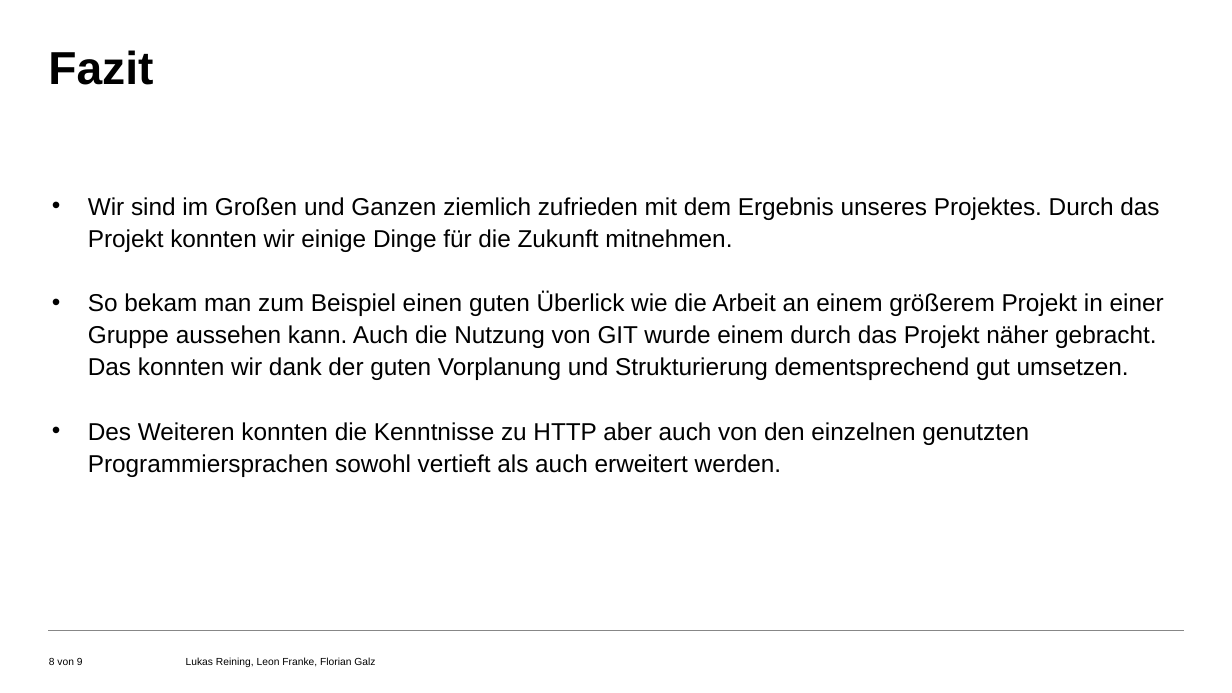
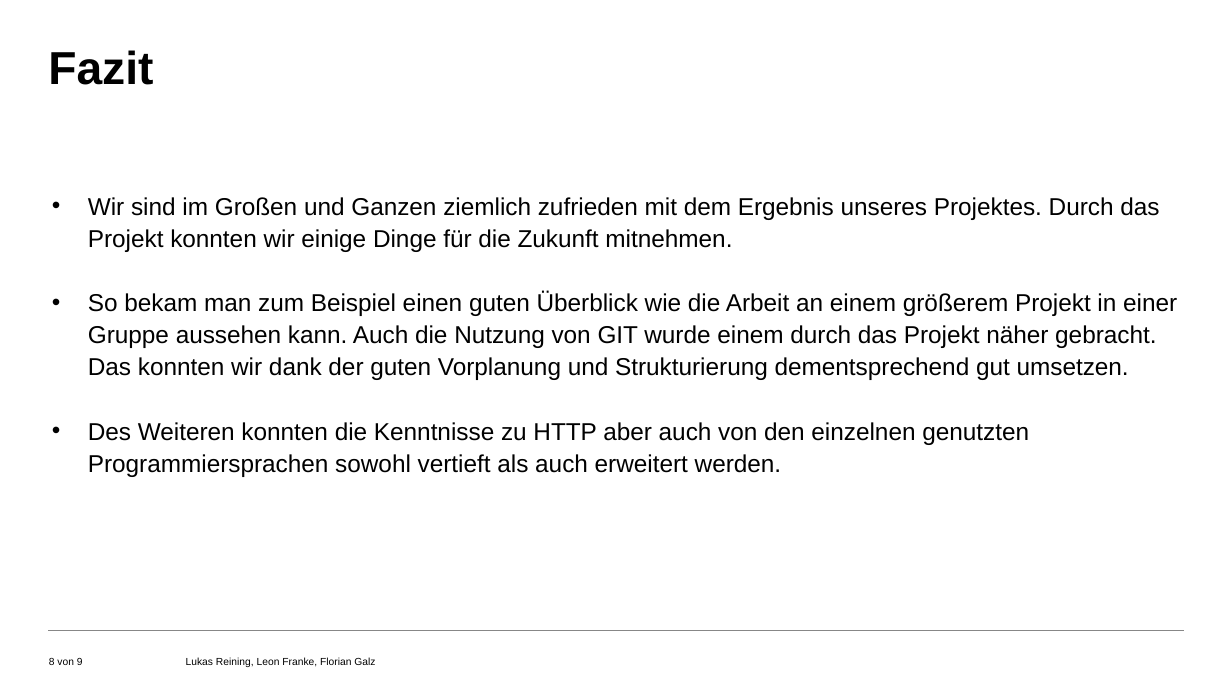
Before and after one commit to Luku1806/PSE-HTTP-Server, a slide deck: slide 8 of docs/Präsentation.pptx. Drawn at 1232x693 pixels with LibreOffice and Linux fonts; fonts in the diff are those of the drawing; background and template pictures are left out. Boxes give left, top, right and bottom in pixels: in the first picture for what was removed or moved away, otherwise in the second. Text is boxed around its words. In the diff, an @@ line names an element or a change of style, - is before the commit and + after.

```diff
--- a/docs/Präsentation.pptx
+++ b/docs/Präsentation.pptx
@@ text at (x1=88, y1=292, x2=1177, y2=380): text changed @@
-• So bekam man zum Beispiel einen guten Überlick wie die Arbeit an einem größerem Projekt in einer Gruppe aussehen kann. Auch die Nutzung von GIT wurde einem durch das Projekt näher gebracht. Das konnten wir dank der guten Vorplanung und Strukturierung dementsprechend gut umsetzen.
+• So bekam man zum Beispiel einen guten Überblick wie die Arbeit an einem größerem Projekt in einer Gruppe aussehen kann. Auch die Nutzung von GIT wurde einem durch das Projekt näher gebracht. Das konnten wir dank der guten Vorplanung und Strukturierung dementsprechend gut umsetzen.
```
Also in this commit, not shown: 1 other slide changed.
